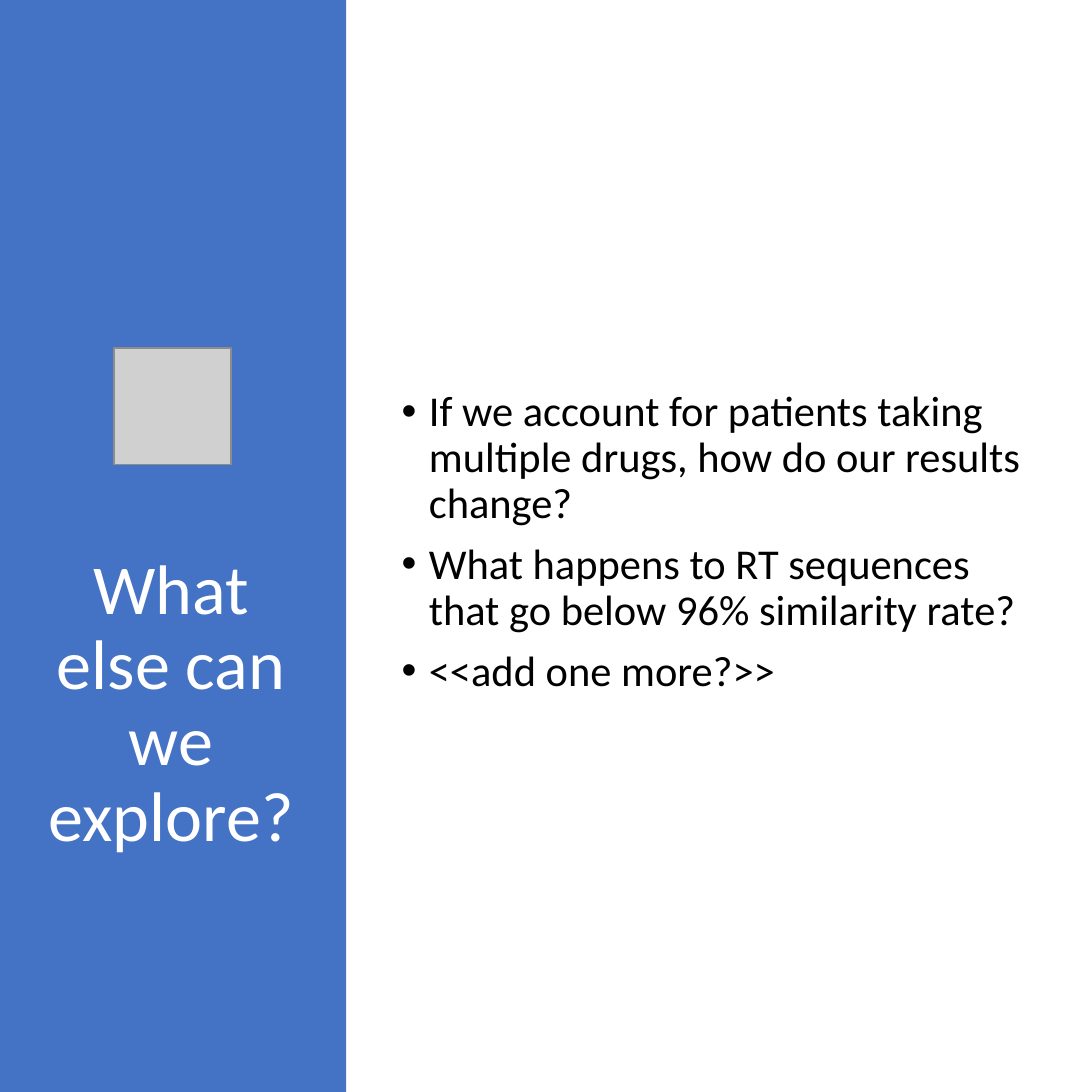
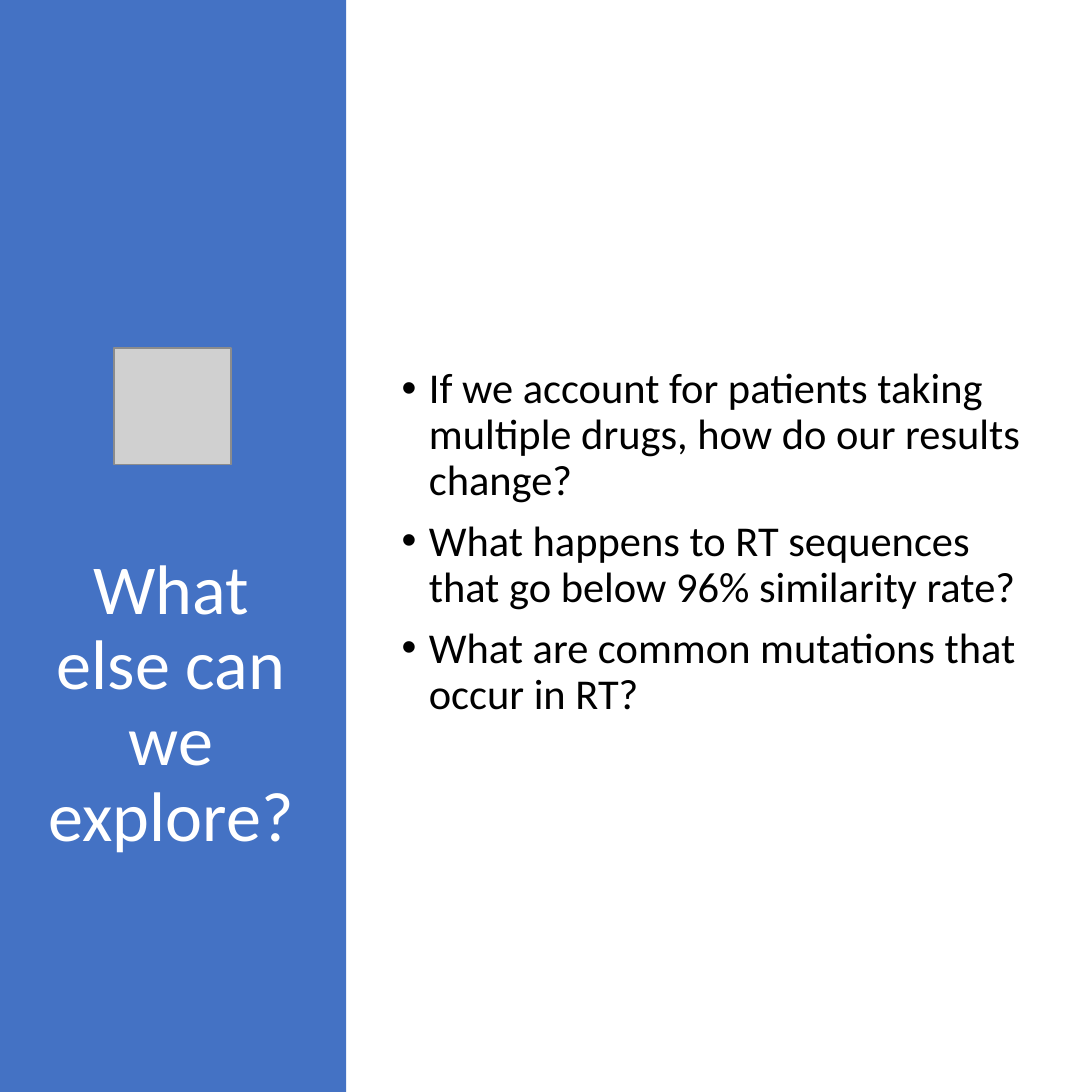
Before and after one commit to Nagdhani/Bioinformatics, a slide deck: slide 9 of digitalPoster.pptx. Drawn at 1092x1092 pixels with LibreOffice and Linux fonts; fonts in the diff are those of the drawing; grey boxes stand for pictures. Boxes give left, top, right and bottom in pixels: in the first picture for what was removed or moved away, otherwise in the second. Text is boxed around its words. In the diff, an @@ line names an element or a change of style, - is before the commit and + after.

```diff
--- a/digitalPoster.pptx
+++ b/digitalPoster.pptx
@@ text at (429,633,1016,710): text changed @@
-• <<add one more?>>
+• What are common mutations that occur in RT?
```
Also in this commit, not shown: 7 other slides changed.
